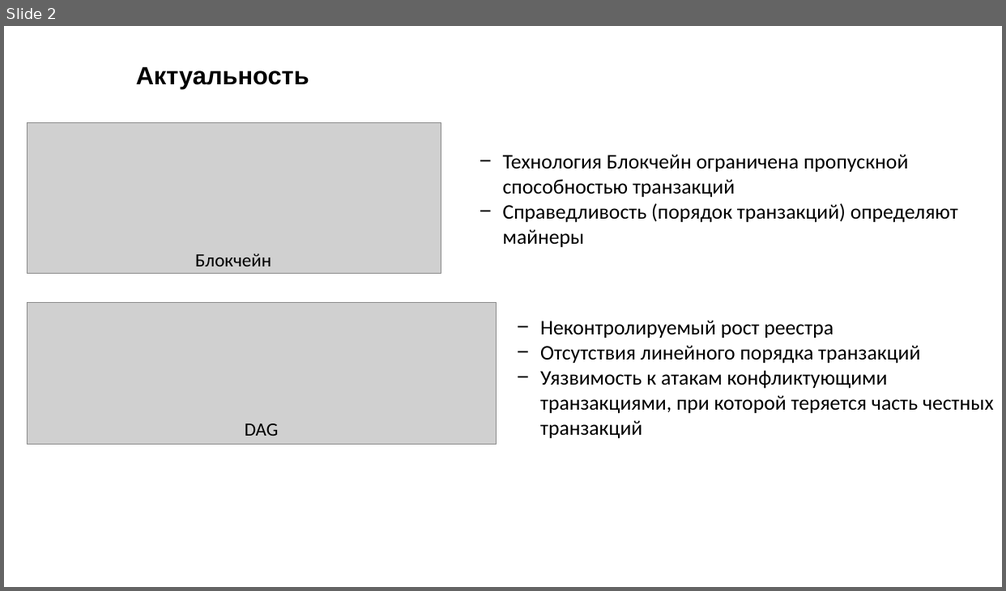
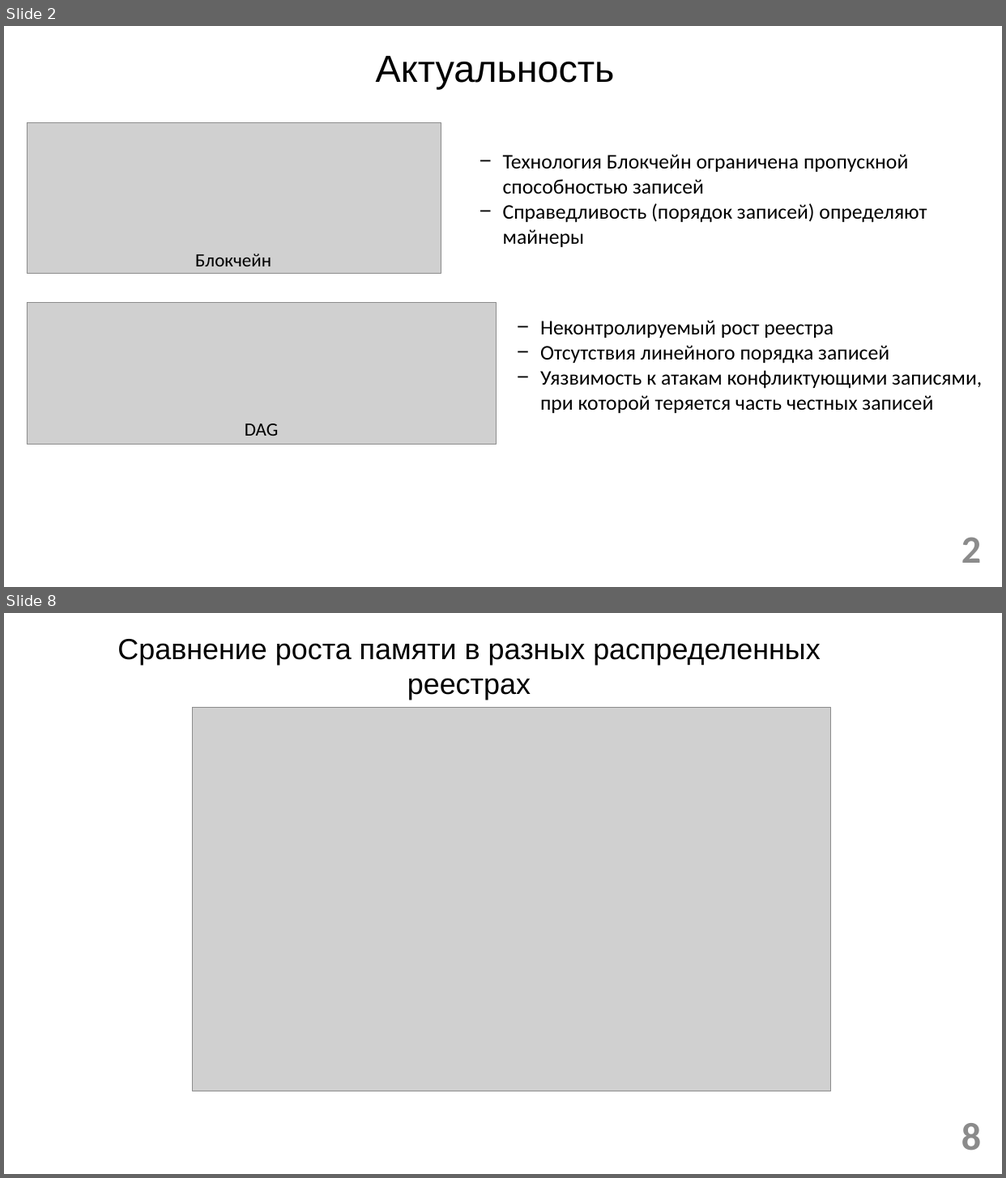
Before and after one commit to ub3r123/My_model, a slide deck: Презентация1.pptx. Shown one above the other, each under a label of ours: slide 2 before the commit, slides 2 and 8 after it; the slides between them are not shown. The pictures are 1006x591 and 1006x1178 pixels, drawn with LibreOffice and Linux fonts; fonts in the diff are those of the drawing; grey boxes stand for pictures; background and template pictures are left out. Boxes give left, top, right and bottom in pixels: in the first picture for what was removed or moved away, otherwise in the second. Text is boxed around its words. In the diff, an @@ line names an element or a change of style, - is before the commit and + after.

```diff
--- a/Презентация1.pptx
+++ b/Презентация1.pptx
@@ slide 8 added at <box>4,613,1002,1174</box>, background picture (left out) @@
@@ text added at <box>117,639,820,700</box>, 28 pt, text #000000 @@
+Сравнение роста памяти в разных распределенных реестрах
@@ picture added at <box>193,707,831,1092</box> @@
@@ page number added at <box>961,1123,981,1150</box>, 37.3 pt, text #8C8C8C, bold @@
+8
@@ slide 2 changed as well @@
@@ text "Актуальность": place and size @@
-text "Актуальность" at <box>136,66,309,89</box>
+text "Актуальность" at <box>376,56,615,89</box>
@@ text "Актуальность" at <box>376,56,615,89</box>: size 24 to 36.4 pt, bold off; alignment left to centre; line spacing 1 to 0.9 @@
@@ text at <box>503,154,927,247</box>: text changed @@
-− Технология Блокчейн ограничена пропускной способностью транзакций
-− Справедливость (порядок транзакций) определяют майнеры
+− Технология Блокчейн ограничена пропускной способностью записей
+− Справедливость (порядок записей) определяют майнеры
@@ text at <box>540,345,982,413</box>: text changed @@
-− Отсутствия линейного порядка транзакций
-− Уязвимость к атакам конфликтующими транзакциями, при которой теряется часть честных транзакций
+− Отсутствия линейного порядка записей
+− Уязвимость к атакам конфликтующими записями, при которой теряется часть честных записей
@@ page number added at <box>961,537,981,563</box>, 37.3 pt, text #8C8C8C, bold @@
+2
```
Also in this commit, not shown: 7 other slides changed, 6 other slides added, 2 slides removed, 3 other files.
